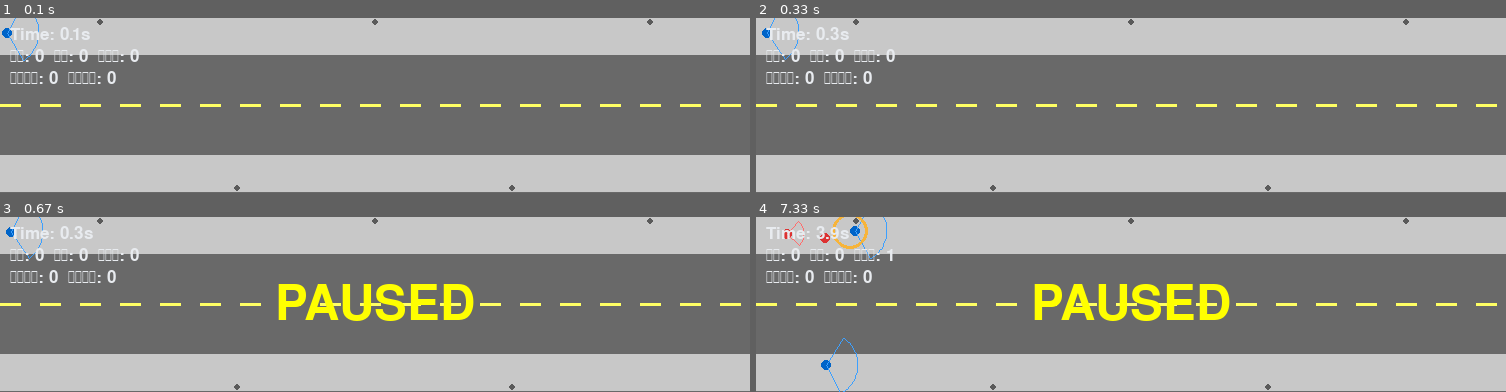
Above: before the commit, frames 1-4 (two rows, left to right).
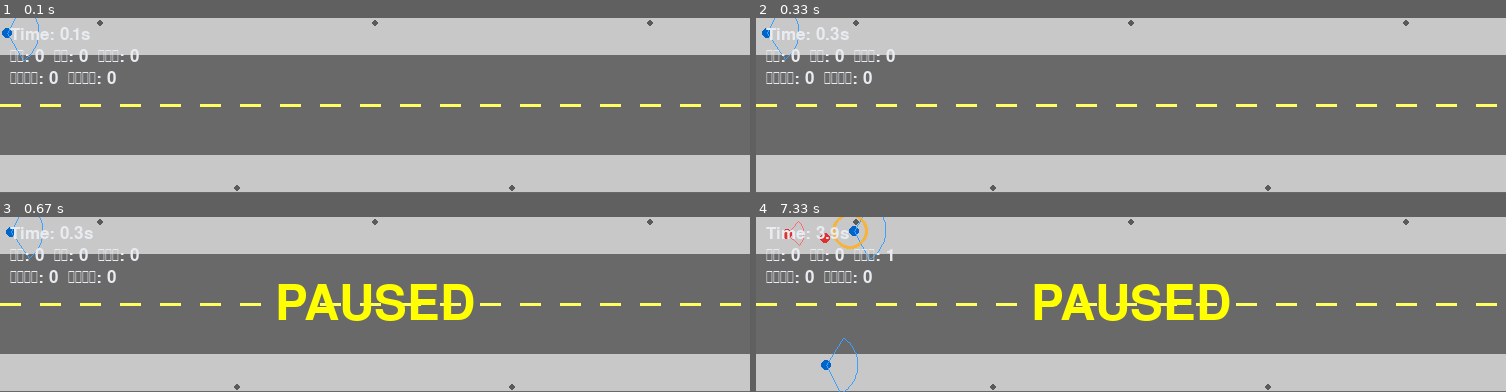
Above: after the commit, the same moments.

Repository: jyouhou291/pygame_simu
Game: pygame game, started from simulation.py
Same seed, same stepped clock (60 frames per second), same inputs: the game is played once before the commit and once after it.
Inputs:
- Up to frame 1 (0.1 s): no input
- Up to frame 2 (0.33 s): no input
- Up to frame 3 (0.67 s): tap Space at 0.33 s
- Up to frame 4 (7.33 s): tap Space at 0.73, 1.03, 1.23, 1.57, 1.87, 2.07, 2.37, 2.63, 2.97, 3.27, 3.4, 3.8, 4.1, 4.47, 4.87, 5.17, 5.37, 5.67, 5.87, 6.2, 6.5, 6.7, 7, 7.27 s

The runs differ from the first frame. In frame 1, less than 0.1% of the frame differs, in the area x 12-88%, y 0-5%; in frame 2, less than 0.1%; in frame 3, less than 0.1%; in frame 4, 0.2%, in the area x 12-88%, y 0-25%.

Commit message:
v19.10: 歩道幅1.5m化に合わせてmax_agentsの既定値を22→13に調整
歩道幅を2.5m→1.5mに狭めた際(v19.9)、面積が60%になったにも関わらず
同時存在人数の上限(max_agents)を22のままにしていたため、電柱付近や
歩道の出入り口で人が団子状に密集する様子が3D目視で確認された。
面積比(0.6)に合わせて上限を13に下げたところ、密集は解消された。

また、柱・人同士の回避距離(OBSTACLE_REPULSION_B等)を縮める実験を
行ったが、距離を縮めると力の立ち上がりも弱まり、結果的に衝突率が
悪化したため元の値(0.15 / 0.6 / 0.3)に戻した。

Diff:
--- a/sim_core.py
+++ b/sim_core.py
@@ -31,6 +31,9 @@
     AVOID_BETA_PHONE: float = 0.7
     SPEED_ALPHA_PHONE: float = 0.70   # 出典[5]: 歩きスマホで歩行速度が3割減速
     RELAXATION_TIME_TAU_S: float = 0.5; AGENT_REPULSION_A: float = 5.0
+    # 回避距離(B)を縮める実験をしたが、力の立ち上がりが遅くなり逆に衝突が
+    # 増えてしまったため元の値に戻した（Bを縮める＝同じ距離での力が弱まる
+    # ため、見た目の間合いは縮まらず、単に回避が間に合わなくなるだけだった）。
     AGENT_REPULSION_B_PHONE: float = 0.3; AGENT_REPULSION_B_NORMAL: float = 0.6
     OBSTACLE_REPULSION_A: float = 3.0; OBSTACLE_REPULSION_B: float = 0.15
     NORMAL_EVASION_BOOST: float = 1.8; SHUFFLE_EVASION_BOOST: float = 0.5; SHOULDER_PASS_BOOST: float = 0.9
@@ -92,12 +95,15 @@
         self.WIDTH_PX = int(self.WIDTH_M * self.M_TO_PX)
         self.HEIGHT_PX = int(self.TOTAL_HEIGHT_M * self.M_TO_PX)
         # 街灯は実際の日本の道路と同じく、歩道の中央ではなく建物側の端に寄せて
-        # 置く。ただし、レーン分離力の目標位置(LANE_BIAS_FRAC=0.25/0.75)と
-        # 全く同じ座標に置くと、片方向のレーンがそのまま街灯を貫通する形になり
-        # 「電柱に引っかかる人が出てくる」不具合の原因になる（v19.3で一度
-        # 修正済み）。そのため、壁とレーン目標位置のちょうど中間（壁寄りの端）に
-        # 置き、どちらとも重ならないようにしている。
-        edge_offset = self.SIDEWALK_HEIGHT_M * self.LANE_BIAS_FRAC * 0.5
+        # 置く。壁とレーン目標位置のちょうど中間に置くと、壁側・レーン側の
+        # 両方からギリギリに挟まれた隙間になり、回避のたびに狭い隙間を
+        # 縫うように通る必要が生じて「スムーズさが失われる」問題があった
+        # （実測・3D目視で確認）。そこで壁にほぼ密着させる配置に変更し、
+        # 制約を壁側の一方だけにして、帯の奥（レーン目標位置の先）に
+        # 回避の逃げ場を残すようにした。なお、レーン目標位置とは重ならない
+        # （v19.3で修正した「電柱に引っかかる」不具合の再発を避ける）。
+        wall_margin = 0.05  # 壁と街灯のわずかな隙間
+        edge_offset = self.LAMPPOST_RADIUS_M + wall_margin
         top_y = edge_offset
         bottom_y = self.TOTAL_HEIGHT_M - edge_offset
         xs = np.linspace(4.0, self.WIDTH_M - 4.0, 5)
@@ -158,7 +164,7 @@
     2D(simulation.py)・3D(simulation_3d.py)の両方から継承・利用される。"""
 
     def __init__(self, p_phone: float, spawn_rate: float, seed: Optional[int] = None,
-                 dt: float = 1.0 / 60.0, max_agents: int = 22, trace_path: Optional[str] = None):
+                 dt: float = 1.0 / 60.0, max_agents: int = 13, trace_path: Optional[str] = None):
         self.config = Config()
         self.p_phone = p_phone
         self.spawn_rate = spawn_rate
@@ -166,6 +172,9 @@
         # 生成し続けると密度が破綻して将棋倒し状態になり、「歩きスマホだから
         # 危険」という個別の対比がかえって見えなくなってしまう。生成レートは
         # あくまで「上限までの埋まる速さ」を調整するものとして扱う。
+        # 歩道幅を2.5m→1.5mに狭めた際、面積が60%になった分、密度を保つよう
+        # 上限も22→13に比例して下げた（元の22のままだと狭い帯に詰め込み
+        # すぎて、電柱付近や出入り口で団子状の渋滞が目視で確認された）。
         self.max_agents = max_agents
         self.rng = np.random.default_rng(seed)  # seed未指定なら毎回変化する
         self.dt = dt
--- a/simulation.py
+++ b/simulation.py
@@ -116,7 +116,7 @@
     parser.add_argument('--spawn_rate', type=float, default=0.9)
     parser.add_argument('--speed', type=int, default=1, help='Simulation speed multiplier.')
     parser.add_argument('--seed', type=int, default=None, help='再現したい場合のみ指定。未指定なら毎回変化する。')
-    parser.add_argument('--max_agents', type=int, default=22, help='同時に存在できる歩行者数の上限（渋滞防止）')
+    parser.add_argument('--max_agents', type=int, default=13, help='同時に存在できる歩行者数の上限（渋滞防止。歩道幅1.5m換算）')
     parser.add_argument('--trace', type=str, default=None,
                          help='指定したパスに毎フレームの各エージェント状態(位置・速度・向き等)をCSVで記録するデバッグ用オプション')
     renderer = PygameRenderer(parser.parse_args())
--- a/simulation_3d.py
+++ b/simulation_3d.py
@@ -197,7 +197,7 @@
     parser.add_argument('--spawn_rate', type=float, default=0.9)
     parser.add_argument('--speed', type=int, default=1)
     parser.add_argument('--seed', type=int, default=None)
-    parser.add_argument('--max_agents', type=int, default=22, help='同時に存在できる歩行者数の上限（渋滞防止）')
+    parser.add_argument('--max_agents', type=int, default=13, help='同時に存在できる歩行者数の上限（渋滞防止。歩道幅1.5m換算）')
     parser.add_argument('--trace', type=str, default=None,
                          help='指定したパスに毎フレームの各エージェント状態(位置・速度・向き等)をCSVで記録するデバッグ用オプション')
     args = parser.parse_args()
